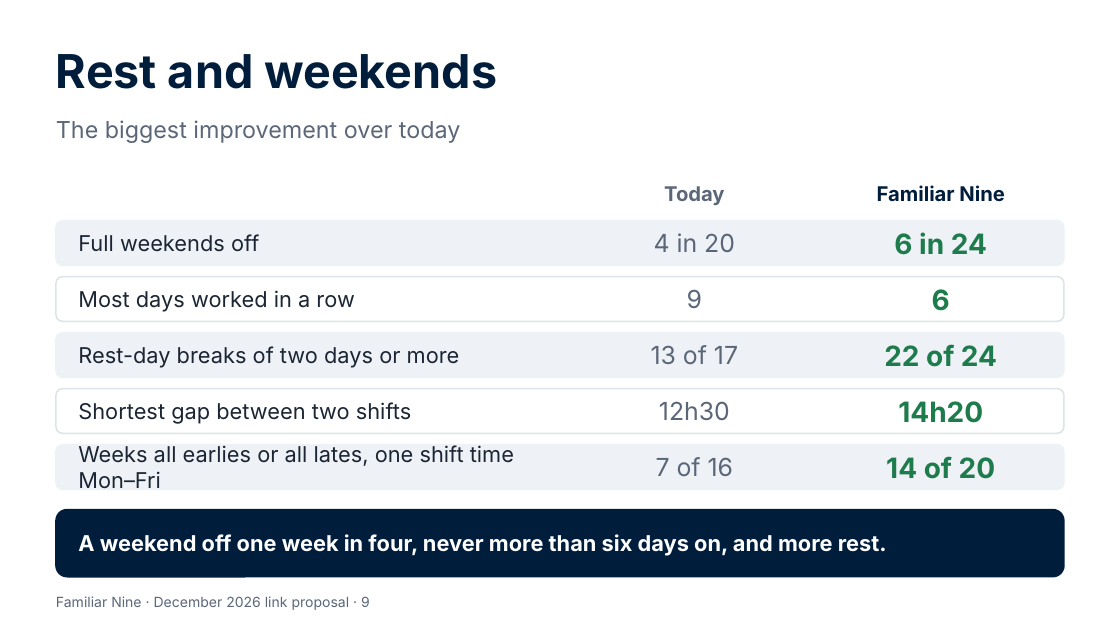
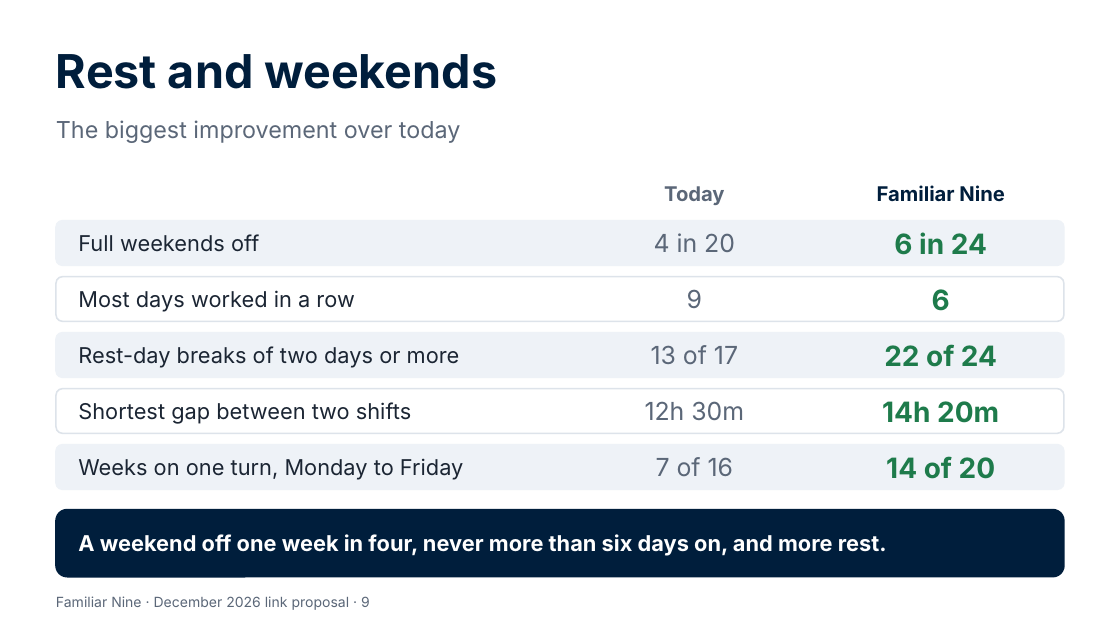
Before and after one commit to Garethdavidmiller/roster-app, a slide deck: slide 9 of docs/proposals/presentations/Familiar-Nine-for-colleagues.pptx. Drawn at 1120x630 pixels with LibreOffice and Linux fonts; fonts in the diff are those of the drawing. Boxes give left, top, right and bottom in pixels: in the first picture for what was removed or moved away, otherwise in the second. Text is boxed around its words. In the diff, an @@ line names an element or a change of style, - is before the commit and + after.

```diff
--- a/docs/proposals/presentations/Familiar-Nine-for-colleagues.pptx
+++ b/docs/proposals/presentations/Familiar-Nine-for-colleagues.pptx
@@ text at <box>645,401,744,420</box>: text changed @@
-12h30
+12h 30m
@@ text at <box>882,401,999,423</box>: text changed @@
-14h20
+14h 20m
@@ text at <box>78,458,463,480</box>: text changed @@
-Weeks all earlies or all lates, one shift time Mon–Fri
+Weeks on one turn, Monday to Friday
```
Also in this commit, not shown: 4 other slides changed, 18 other files.
